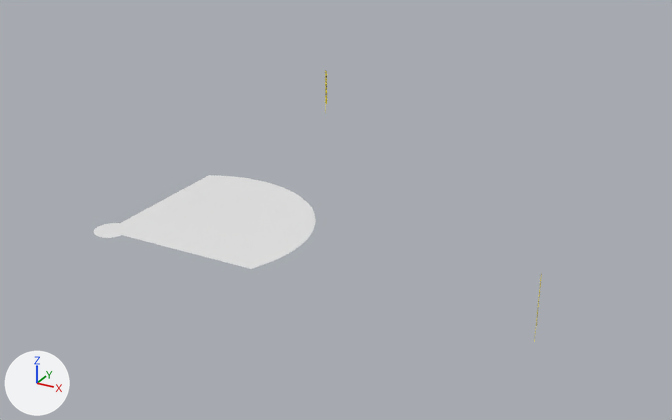
What one commit did to the Blender file arthur_w_perdue_stadium/arthur_w_perdue_stadium.blend.
Camera for both pictures: a 50 mm camera at (137.7, -144.4, 89.5) aimed at (38.5, 36.0, -0.7). Lighting does not change. The marker at lower left points along +X, +Y and +Z. The first picture is the older version. The same objects are shown in both versions, whatever each file hides.

The older version as bpy lines, for what is in view:
```python
me_cube_001 = bpy.data.meshes.new('Cube.001')
me_cube_001.from_pydata(...)  # 434 vertices, 80 faces, 4 loose edges; spans x -4.1..99.3, y -4.1..99.3, z 0.0..13.7
# faces by material slot: [9, 2, 69]
me_cube_001.materials.append(mat_foul_pole)  # picture img_foul_pole_yellow_jpg_001
me_cube_001.materials.append(mat_foul_fence)  # picture img_fencing_construction1_png_001
me_cube_001.materials.append(None)
ob_infield_001 = bpy.data.objects.new('Infield.001', me_cube_001)
ob_infield_001.location = (0.0, 0.0, 0.0)
```
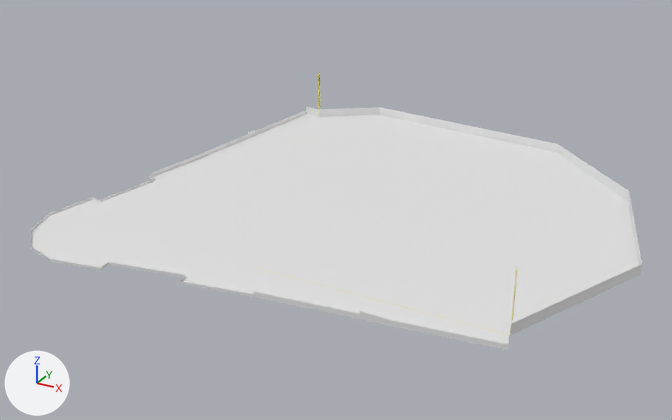
Where the newer file only moved an object's origin or applied its transform, the numbers keep the older frame.

The edits, one by one:
me_cube_001 is used by ob_infield_001; location (0.0, 0.0, 0.0).
me_cube_001 had 434 vertices, 80 faces, 4 loose edges and spanned x -4.1..99.3, y -4.1..99.3, z 0.0..13.7.
me_cube_001 now has 608 vertices, 172 faces and spans x -18.4..110.3, y -18.3..106.0, z 0.0..13.7.
me_cube_001 part 1: the loose piece of 11 vertices spanning x -0.1..0.5, y 99.2..99.3, z 0.0..13.7 is deleted.
me_cube_001 part 2: the loose piece of 11 vertices spanning x 99.2..99.3, y -0.1..0.5, z 0.0..13.7 is deleted.
Part 3, on me_cube_001:
4 vertices are removed from x -0.1..99.2, y -0.1..99.2, z 0.0.
4 loose edges are deleted.
108 vertices are added at x -18.4..110.3, y -18.3..106.0, z 0.0..13.7.
15 new vertices lie (0.0, 0.0, 0.6) away from vertices in x -18.4..45.6, y -18.3..29.4, z 0.0.
10 new vertices lie (0.0, 0.0, 2.4) away from vertices in x -5.0..110.3, y -5.2..106.0, z 0.0.
7 new vertices lie (0.0, 0.0, 1.2) away from vertices in x -10.6..96.0, y -8.2..95.9, z 0.0.
2 new faces join them, mat_foul_fence (picture img_fencing_construction1_png_001).
11 new faces join them, mat_foul_pole (picture img_foul_pole_yellow_jpg_001).
50 new faces join them.
Other edits to the shape of me_cube_001 do not show in these pictures.

What differs and where, as boxes [x1, y1, x2, y2] in the pictures (672 x 420 px):
'Infield.001', reshaped (36% wider): before [93, 70, 542, 342]; after [30, 74, 642, 350]
part 1 of me_cube_001, deleted: before [325, 70, 327, 113]
part 2 of me_cube_001, deleted: before [534, 274, 542, 342]
part 3 of me_cube_001, built on: after [30, 74, 642, 350]
